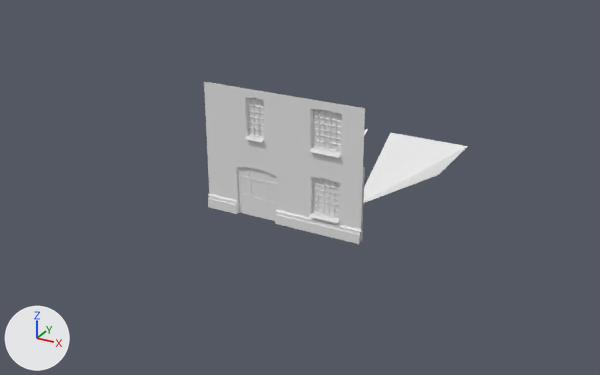
What one commit did to the Blender file rnc_source_files/Apartments/apt_parts_01.blend.
Rendered twice from a 50 mm lens placed at (23.1, -37.4, 19.1), pointed at (2.8, -0.6, 0.7). Lighting does not change. The marker at lower left points along +X, +Y and +Z.

Objects in the first picture: 'BigWindow', 'FloorConnector', 'GroundWindow', 'PeopleDoor', 'Pillar', 'Plane', 'SmallWindow'.
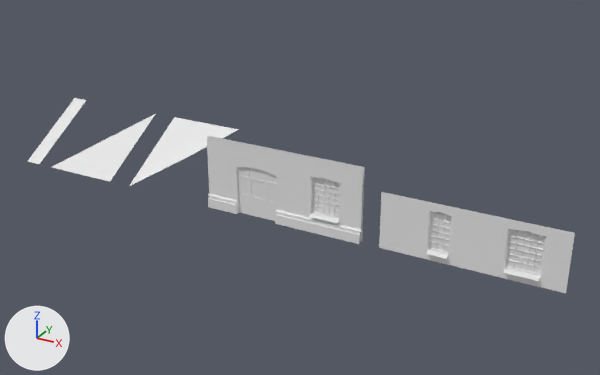
Where the newer file only moved an object's origin or applied its transform, the numbers keep the older frame.

What differs and where, as boxes (x1, y1, x2, y2) in the pictures (600 x 375 px; the box of a moved part takes in the faces that stretch with it):
'BigWindow', mesh moved
    before: (290, 96, 365, 168)
    after: (478, 214, 575, 293)
'SmallWindow', reshaped, moved, turned
    before: (220, 84, 290, 154)
    after: (398, 196, 484, 272)
'Plane', moved
    before: (364, 133, 468, 203)
    after: (129, 117, 239, 186)
'Outer Corner', moved
    before: (364, 129, 368, 136)
    after: (52, 114, 155, 182)
'FloorConnector', moved
    before: (204, 82, 223, 140)
    after: (379, 192, 401, 252)
'Flat Roofing', moved (not visible before)
    after: (28, 98, 86, 164)
part 3 of me_plane_002, moved or reshaped
    before: (259, 100, 260, 136)
    after: (436, 213, 440, 249)
part 4 of me_plane_002, moved or reshaped
    before: (253, 99, 255, 135)
    after: (442, 214, 446, 251)
part 5 of me_plane_002, added
    after: (398, 196, 484, 272)
part 6 of me_plane_002, added
    after: (429, 212, 451, 254)
part 7 of me_plane_002, deleted
    before: (220, 84, 290, 154)
part 8 of me_plane_002, added
    after: (431, 212, 451, 251)

The change, as a list of edits to the scene's bpy script:
```text
Add mat_wood:
    mat_wood = principled_material('Wood')
    mat_wood.base_color = (0.8, 0.8, 0.8)  # white #e7e7e7
Add mat_metal:
    mat_metal = principled_material('Metal')
    mat_metal.base_color = (0.8, 0.8, 0.8)  # white #e7e7e7
Change me_connector:
    where me_connector.from_pydata(...)  # 4 vertices, 2 faces; spans x -0.55..0.45, y -0.05, z -0.05..2.95
    used by ob_floorconnector; location = (-0.45, -3.81, 4.05)
    me_connector part 1: the whole mesh is moved by (-0.45, -3.81, 4.05)
Change me_bigwindow:
    where me_bigwindow.from_pydata(...)  # 121 vertices, 153 faces; spans x -2.28..-0.16, y -0.16..1.97, z -0.05..3.95
    used by ob_bigwindow; location = (4.05, -3.63, 4.0); rotation_euler = (1.571, 0.785, 1.571), in degrees (90, 45, 90)
    me_bigwindow part 2: the whole mesh is moved by (2.83, -2.83, 10.0)
Change me_plane_002:
    used by ob_smallwindow; location = (0.05, -3.63, 4.0); rotation_euler = (1.571, 0.785, 1.571), in degrees (90, 45, 90)
    remove me_plane_002.from_pydata(...)  # 109 vertices, 143 faces; spans x -2.28..-0.16, y -0.16..1.97, z -0.05..3.95
    remove me_plane_002.materials.append(mat_default_material_001)  # light grey #e2e2e2
    add me_plane_002.from_pydata(...)  # 124 vertices, 143 faces; spans x 0.0..4.0, y -4.06..-3.65, z 4.0..7.0
    me_plane_002 part 3: the loose piece of 6 vertices spanning x -1.81..-0.42, y 0.34..1.74, z 2.07..2.12 is multiplied about its middle by the matrix ((0.0, 0.0, 1.0), (0.707, 0.707, 0.0), (-0.707, 0.707, 0.0)), then moved by (2.97, -4.73, 3.42), in mat_metal (white #e7e7e7)
    me_plane_002 part 4: the loose piece of 6 vertices spanning x -1.81..-0.42, y 0.34..1.74, z 1.77..1.83 is multiplied about its middle by the matrix ((0.0, 0.0, 1.0), (0.707, 0.707, 0.0), (-0.707, 0.707, 0.0)), then moved by (3.27, -4.73, 3.72), in mat_metal (white #e7e7e7)
    me_plane_002 part 5: a new loose piece of 55 vertices spanning x 0.0..4.0, y -4.06..-3.71, z 4.0..7.0
    me_plane_002 part 6: a new loose piece of 23 vertices spanning x 1.5..2.5, y -3.71..-3.65, z 4.5..6.55, in mat_wood (white #e7e7e7)
    me_plane_002 part 7: the loose piece of 67 vertices spanning x -2.28..-0.16, y -0.16..1.97, z -0.05..3.95 is deleted
    me_plane_002 part 8: 4 vertices added at x 1.55..2.45, y -3.66, z 4.58..6.48
    add me_plane_002.materials.append(mat_metal)  # white #e7e7e7
    add me_plane_002.materials.append(mat_wood)  # white #e7e7e7
Change ob_floorconnector:
    ob_floorconnector.location: (-0.45, -3.81, 4.05) -> (10.0, 0.0, -4.0)
Change ob_smallwindow:
    ob_smallwindow.rotation_euler: (1.571, 0.785, 1.571) -> (0.0, 0.0, 0.0)  # degrees (90, 45, 90) -> degrees (0, 0, 0)
    ob_smallwindow.location: (0.05, -3.63, 4.0) -> (10.0, 0.0, -4.0)
Change ob_flat_roofing:
    ob_flat_roofing.location: (0.0, 0.0, 0.0) -> (-12.5, -3.75, 0.0)
Change ob_outer_corner:
    ob_outer_corner.location: (0.0, 0.0, 0.0) -> (-12.5, -3.75, 0.0)
Change ob_plane:
    ob_plane.location: (0.0, 0.0, 0.0) -> (-12.5, -3.75, 0.0)
```
